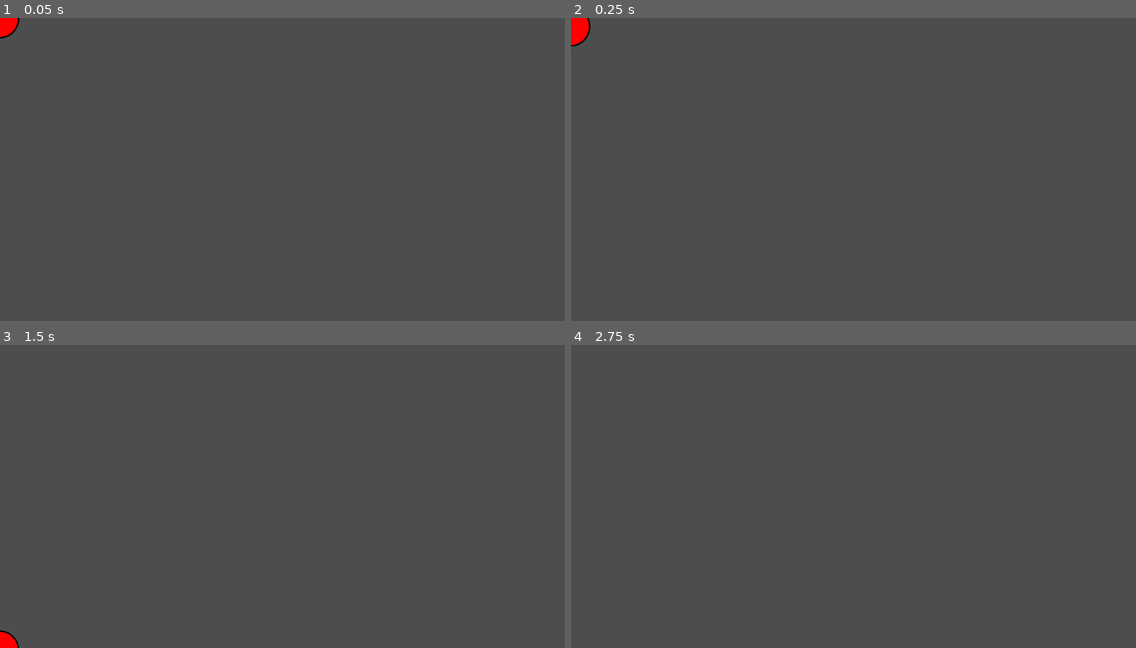
Above: before the commit, frames 1-4 (two rows, left to right).
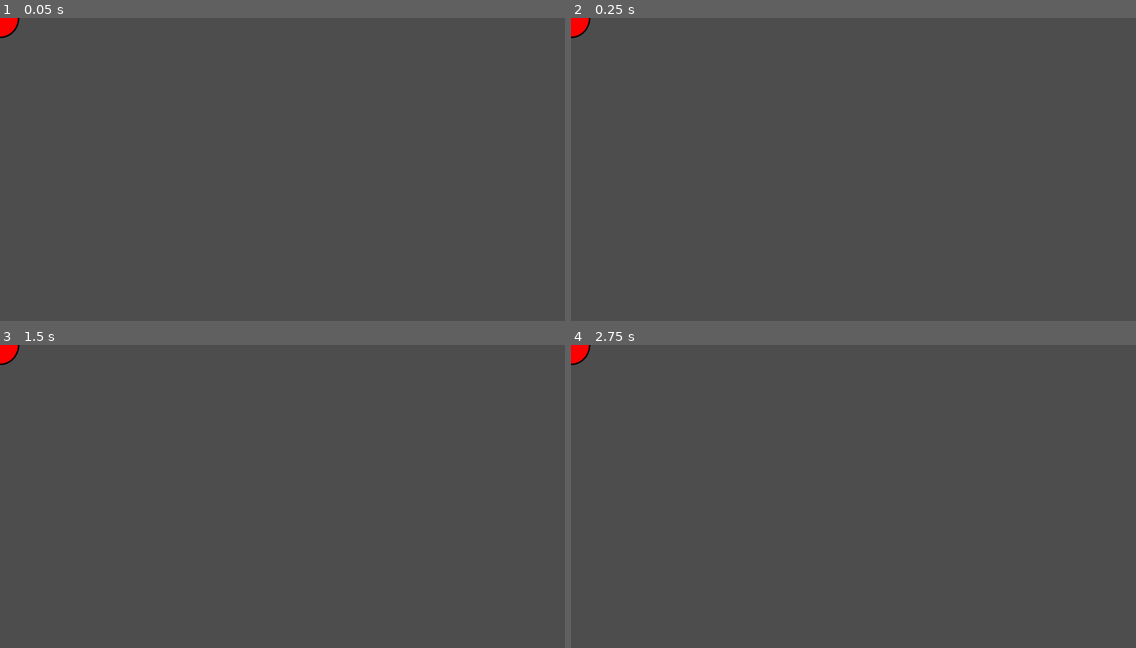
Above: after the commit, the same moments.

Repository: jameshi16/neuro-game-jam
Game: Godot game, scene res://enemy.tscn
Two runs of this game, one before a commit and one after it. Both use one fixed random seed, a clock stepped at 60 frames per second and the inputs below. The project has no main scene, so this scene is started directly.
Inputs:
- Up to frame 1 (0.05 s): no input
- Up to frame 2 (0.25 s): no input
- Up to frame 3 (1.5 s): hold D (move_right) 0.53-1.28 s; hold Shift (sprint) 0.53-1.28 s; hold S (move_down) from 1.28 s (still down); tap Shift (sprint) at 1.35 s
- Up to frame 4 (2.75 s): tap Enter at 2 s; release S (move_down) at 2.03 s; hold D (move_right) from 2.03 s (still down); hold Shift (sprint) from 2.03 s (still down)

The runs differ from the first frame. In frame 1, less than 0.1% of the frame differs, in the area x 0-4%, y 0-7%; in frame 2, 0.1%; in frame 3, 0.3%, in the area x 0-4%, y 0-100%; in frame 4, 0.2%.

Commit message:
Base enemy scene

Diff:
--- /dev/null
+++ b/enemy.gd
@@ -0,0 +1,19 @@
+extends RigidBody2D
+
+@export var speed = 100
+@export var health = 100
+
+var target: Node
+
+# Called when the node enters the scene tree for the first time.
+func _ready():
+	pass # Replace with function body.
+
+func _physics_process(delta):
+	if target:
+		Steering.follow_linear(self, target.position, speed, delta)
+
+
+# Called every frame. 'delta' is the elapsed time since the previous frame.
+func _process(delta):
+	pass
--- a/enemy.tscn
+++ b/enemy.tscn
@@ -1,5 +1,6 @@
-[gd_scene load_steps=4 format=3 uid="uid://ds6u2am7kkxbo"]
+[gd_scene load_steps=5 format=3 uid="uid://ds6u2am7kkxbo"]
 
+[ext_resource type="Script" path="res://enemy.gd" id="1_q7ji2"]
 [ext_resource type="Texture2D" uid="uid://c4ku0vmgijne6" path="res://assets/redball.png" id="1_s2ofl"]
 
 [sub_resource type="CapsuleShape2D" id="CapsuleShape2D_pk0lj"]
@@ -18,6 +19,8 @@
 }]
 
 [node name="Enemy" type="RigidBody2D"]
+gravity_scale = 0.0
+script = ExtResource("1_q7ji2")
 
 [node name="CollisionShape2D" type="CollisionShape2D" parent="."]
 shape = SubResource("CapsuleShape2D_pk0lj")
--- a/main.gd
+++ b/main.gd
@@ -85,3 +85,6 @@
 		items_to_collect.append(item_instance)
 
 	pan_entire_world()
+
+	# HACK+debug: make player the enemy follower target
+	$Enemy.target = $Player
--- /dev/null
+++ b/steering.gd
@@ -0,0 +1,12 @@
+extends Object
+class_name Steering
+
+
+# Follows the player in a linear fashion
+static func follow_linear(self_pos: Node, target_pos: Vector2, speed: int, delta):
+	var dx = target_pos.x - self_pos.position.x;
+	var dy = target_pos.y - self_pos.position.y;
+	var dist = sqrt(dx * dx + dy * dy);
+
+	self_pos.position.x += dx / dist * speed * delta;
+	self_pos.position.y += dy / dist * speed * delta
